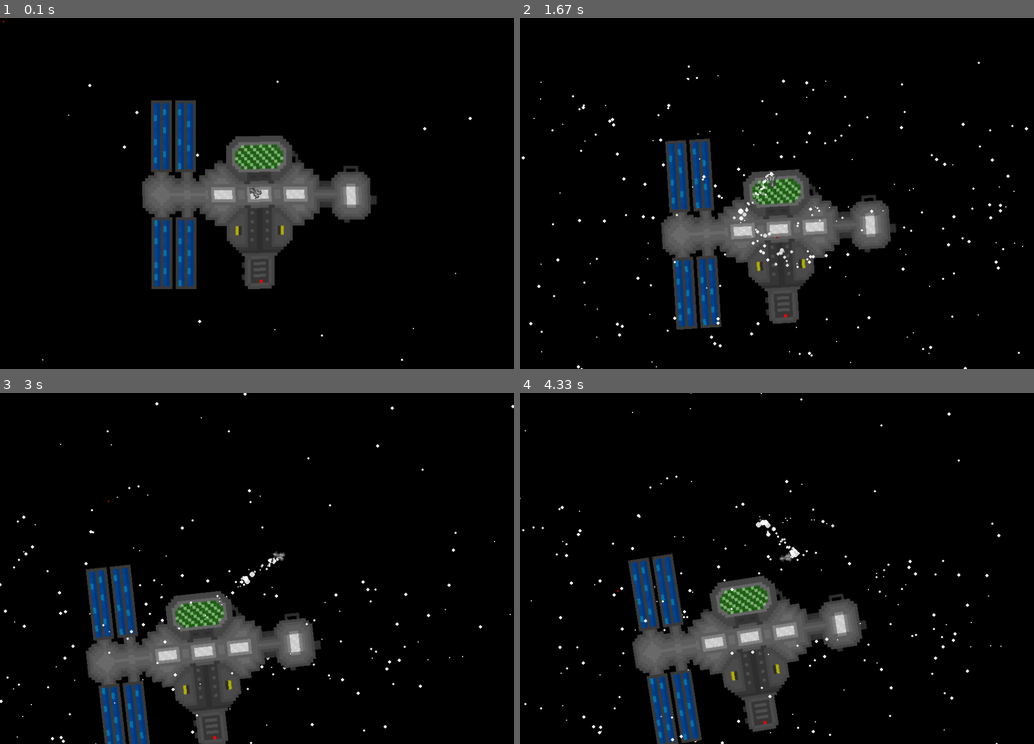
Above: before the commit, frames 1-4 (two rows, left to right).
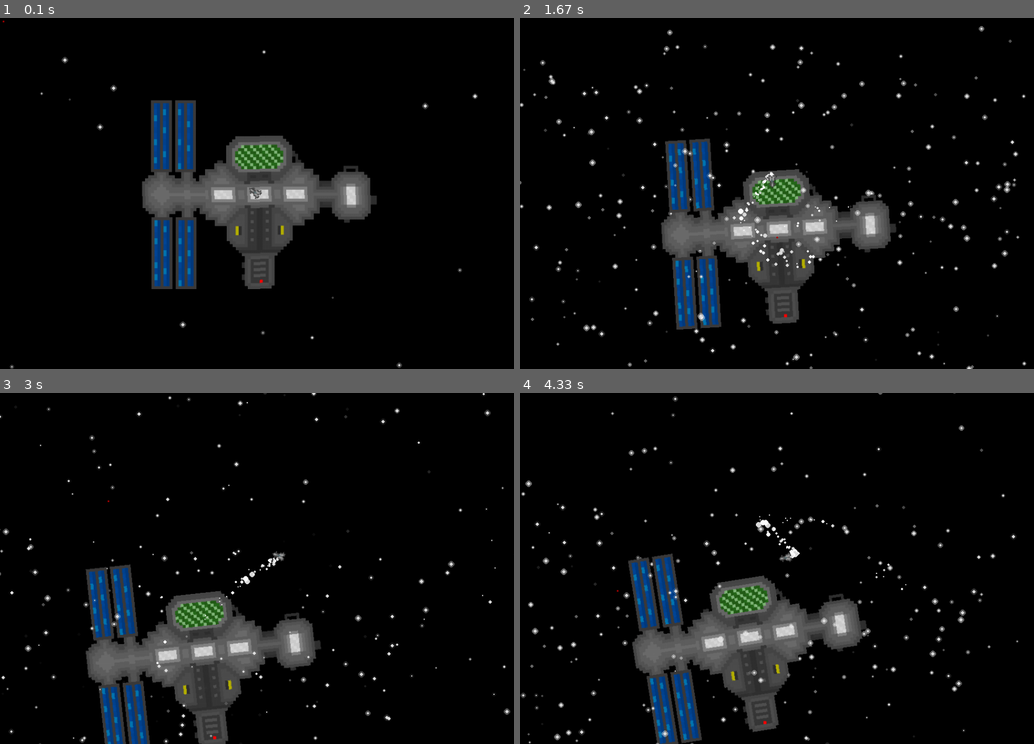
Above: after the commit, the same moments.

Repository: ztdnzunYT/Capstone-Project-2024
Game: pygame game, started from xzplore/xzplore.py
The game is run twice, just before and just after one commit, with the same random seed, the same clock (stepped at 60 frames per second) and the same inputs.
Inputs (mouse positions are in pixels of both pictures, inside the frame that each line leads up to):
- Up to frame 1 (0.1 s): no input
- Up to frame 2 (1.67 s): press the mouse at (653, 197) at 0.37 s; move the mouse to (741, 232) at 0.47 s; release the mouse at (828, 270) at 0.6 s; press the mouse at (653, 197) at 0.7 s; move the mouse to (648, 130) at 0.8 s; release the mouse at (643, 63) at 0.93 s; click (787, 74) at 1.08 s; click (777, 235) at 1.58 s
- Up to frame 3 (3 s): click (359, 540) at 1.92 s; click (442, 540) at 2.42 s; click (107, 501) at 2.98 s
- Up to frame 4 (4.33 s): click (627, 547) at 3.32 s; click (915, 607) at 3.75 s; click (617, 589) at 4.15 s

The runs differ from the first frame. In frame 1, 0.2% of the frame differs, in the area x 1-93%, y 9-100%; in frame 2, 2.6%, in the area x 0-99%, y 2-100%; in frame 3, 1.5%; in frame 4, 2.1%.

Commit message:
Update xzplore.py

Diff:
--- a/xzplore/xzplore.py
+++ b/xzplore/xzplore.py
@@ -22,7 +22,7 @@
 
     offset_distance = 45
 
-    def dis_cal(mouse_pos,spaceship):
+    def dis_calc(mouse_pos,spaceship):
         mtos_dis = round(math.sqrt((mouse_pos[1]-spaceship[1])**2+(mouse_pos[0]-spaceship[0])**2))
         return mtos_dis
 
@@ -30,7 +30,7 @@
     y_offset = .1
 
     def direction(angle,mouse_pos):
-        if World_pos.dis_cal(mouse_pos,spaceship.position) > 50 :
+        if World_pos.dis_calc(mouse_pos,spaceship.position) > 50 :
             if (mouse_pos[0] - spaceship.position[0]) > -angle:
                 x = (spaceship.acceleration * -1)
             elif (mouse_pos[0] - spaceship.position[0]) < angle:
@@ -202,23 +202,30 @@
 
 class Star():
 
-    def __init__(self,x,y,size,layer,move):
+    def __init__(self,x,y,size,radius,transparency,layer,move):
         self.x = x
         self.y = y
-        self.dx = 0
-        self.dy = 0
-        self.radius = size
-        self.white = (255,255,255)
-        self.white2 =(200,200,50)
+        self.pos = (self.x,self.y)
+        self.surf = pygame.Surface((size,size),pygame.SRCALPHA)
+        self.center = (size/2,size/2)
+        self.circle_radius = radius
+        self.glow_radius = radius + 2.5
+        self.white = (225,225,225)
+        self.white2 = (255,255,255)
         self.colors = [self.white,self.white2]
         self.color = self.white
-        self.center = (self.x,self.y)
+        self.transparency = transparency
         self.layer = layer
         self.move = move
+        self.life_time = 0
+
 
     def update(self,angle):
         dis = math.sqrt((pygame.mouse.get_pos()[1]-spaceship.position[1])**2 + (pygame.mouse.get_pos()[0] - spaceship.position[0])**2)
-        offset = (self.layer + spaceship.acceleration)
+        if self.layer > 1:
+            offset = self.layer + spaceship.acceleration
+        else:
+            offset = self.layer + .5
         #print(dis)
 
         if dis < World_pos.offset_distance:
@@ -240,26 +247,31 @@
         self.x += dx
         self.y += dy
 
-
-        offset = pygame.math.Vector2((self.x),(self.y))
-        offset.normalize()
-        self.center = offset
-        return self.center
-
-    def draw(self):
-        pygame.draw.circle(screen,self.color,(Star.update(self,World_pos.dir_offset)),self.radius)
+        offset = self.x,self.y
+        self.pos = offset
+        return self.pos
+
+    def blink(self):
+        self.life_time+=0.02
+        transparency = round(50 * math.sin(self.life_time)+60)
+        return transparency
+
+    def draw(self):
+        screen.blit(self.surf,Star.update(self,World_pos.dir_offset))
+        pygame.draw.circle(self.surf,((*self.white2,Star.blink(self))),(self.center),self.glow_radius)
+        pygame.draw.circle(self.surf,self.color,(self.center),self.circle_radius)
 
     def reposition(self,xylimit,respawn_dis):
-        if self.center[0] > SCREEN_WIDTH + xylimit:
+        if self.pos[0] > SCREEN_WIDTH + xylimit:
             self.x = -respawn_dis
-        elif self.center[0] < -xylimit :
+        elif self.pos[0] < -xylimit :
             self.x = (SCREEN_WIDTH + respawn_dis)
 
-        if self.center[1] > SCREEN_HEIGHT + xylimit:
+        if self.pos[1] > SCREEN_HEIGHT + xylimit:
             self.y = -respawn_dis
-        elif self.center[1] < -xylimit :
+        elif self.pos[1] < -xylimit :
             self.y = (SCREEN_HEIGHT + respawn_dis)
-#needs to be changed to have glow
+
 class Projectile():
     def __init__(self,position,size,speed,spread,color,transparency):
         self.x = position[0] - size/2
@@ -275,6 +287,7 @@
         self.radius = size/2 - 11
         self.transparency = transparency
 
+
     def draw(self):
         self.position = (self.x,self.y)
         pygame.draw.circle(self.surface,(*self.color,self.transparency),self.center, (self.radius + 2.5))
@@ -293,6 +306,32 @@
         self.x += (self.dir[0] + self.spread) * self.speed
         self.y += (self.dir[1] + self.spread) * self.speed
 
+
+
+
+
+
+
+
+'''
+class Planet():
+    def __init__(self,position,size,color,radius,transparency):
+        self.position = position
+        self.surf = pygame.Surface((size,size),pygame.SRCALPHA)
+        self.color = color
+        self.radius = radius
+        self.transparency = transparency
+
+    def draw(self):
+        pygame.draw.circle(self.surf,(*self.color,self.transparency),(planet_rec.center),self.radius)
+        screen.blit(self.surf,self.position)
+
+
+circle = Planet((0,0),1500,(0,223,135),720/2,20)
+planet = pygame.transform.smoothscale(pygame.image.load("assets/desert_planet.png"),(50,50))
+planet_rec = planet.get_rect(center=(400,400))
+'''
+
 crosshair = Crosshair(2,(170,0,0))
 spaceship = Spaceship("assets/spaceship.png",SCREEN_WIDTH/2,SCREEN_HEIGHT/2)
 projectiles = []
@@ -300,30 +339,28 @@
 smoke_particles = []
 foreground_stars = []
 background_stars = []
-
+projectile_delay = 100
 while True:
-
-
 
     screen.fill(BLACK)
     mouse_pos = pygame.mouse.get_pos()
 
     #pygame.draw.rect(screen,(255,0,0),(250/2,250/2,SCREEN_WIDTH-250,SCREEN_HEIGHT-250),5)
 
-    World_pos.dis_cal(mouse_pos,spaceship.rect.center)
+    World_pos.dis_calc(mouse_pos,spaceship.rect.center)
     World_pos.x_offset,World_pos.y_offset = World_pos.direction(15,mouse_pos)
 
     if len(background_stars) < 150:
-        background_stars.append(Star(random.randint(50,SCREEN_WIDTH),random.randint(50,SCREEN_HEIGHT),random.uniform(0,4),random.uniform(1,5)/10,random.uniform(-.002,.002)),)
+        background_stars.append(Star(random.randint(-25,SCREEN_WIDTH),random.randint(-25,SCREEN_HEIGHT),25,random.uniform(0,4),120,random.uniform(0.1,1),random.uniform(-.002,.002)))
 
     for star in background_stars:
         star.draw()
         star.reposition(random.randint(100,200),random.randint(10,95))
 
-    '''
-    circle.draw()
-    screen.blit(planet,planet_rec)
-    '''
+
+    #circle.draw()
+    #screen.blit(planet,planet_rec)
+
 
     space_station.draw()
     space_station.update(World_pos.dir_offset)
@@ -338,9 +375,14 @@
         if particle.size <=0 or particle.lifetime <= 0:
             smoke_particles.remove(particle)
 
-    if pygame.mouse.get_pressed()[2]:
-        if len(projectiles) < 6:
-            projectiles.append(Projectile(spaceship.position,25,4,random.uniform(-.05,.05),(255,231,0),100))
+    projectile_delay +=1
+
+    if projectile_delay > 40:
+        if pygame.mouse.get_pressed()[2]:
+            for i in range(2):
+                projectiles.append(Projectile(spaceship.position,25,4,random.uniform(-.02,.02),(255,231,0),100))
+            projectile_delay = 0
+
 
     for projectile in projectiles[:]:
         projectile.draw()
@@ -355,7 +397,7 @@
     spaceship.move(mouse_pos)
 
     if len(foreground_stars) < 150:
-        foreground_stars.append(Star(random.randint(50,SCREEN_WIDTH),random.randint(50,SCREEN_HEIGHT),random.uniform(0,4),random.uniform(5,15)/10,random.uniform(-.002,.002)),)
+        foreground_stars.append(Star(random.randint(-25,SCREEN_WIDTH),random.randint(-25,SCREEN_HEIGHT),25,random.uniform(0,4),120,random.uniform(5,15)/10,random.uniform(-.002,.002)))
 
     for star in foreground_stars:
         star.draw()
